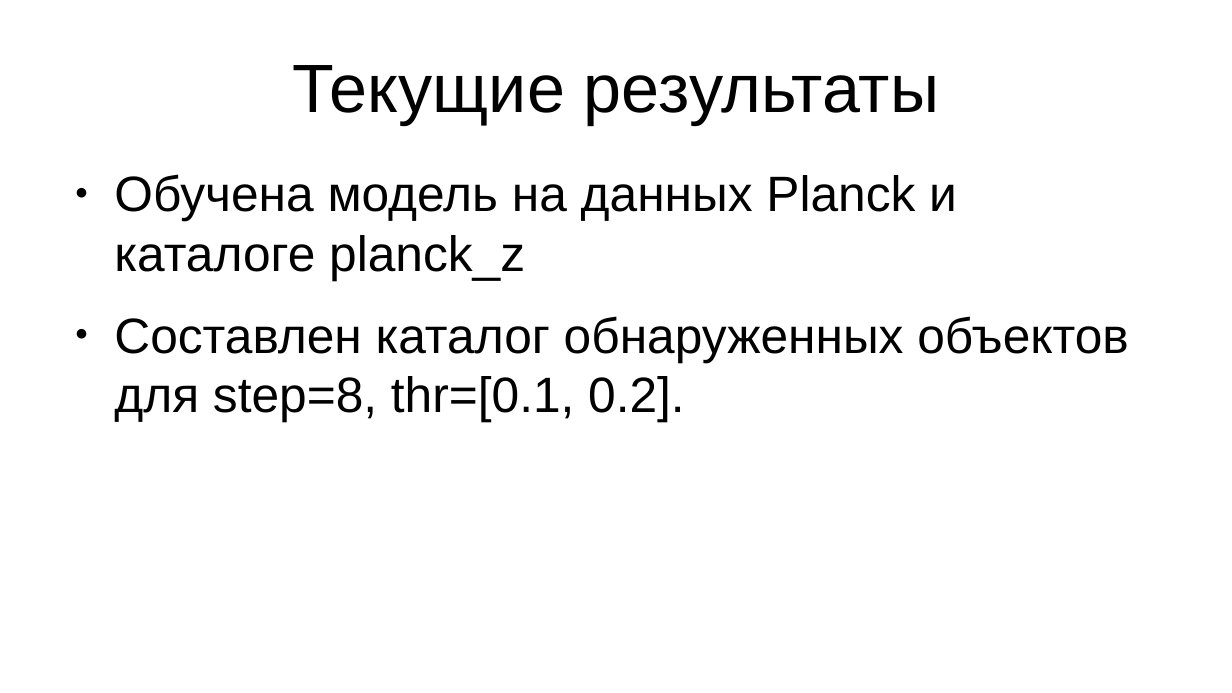
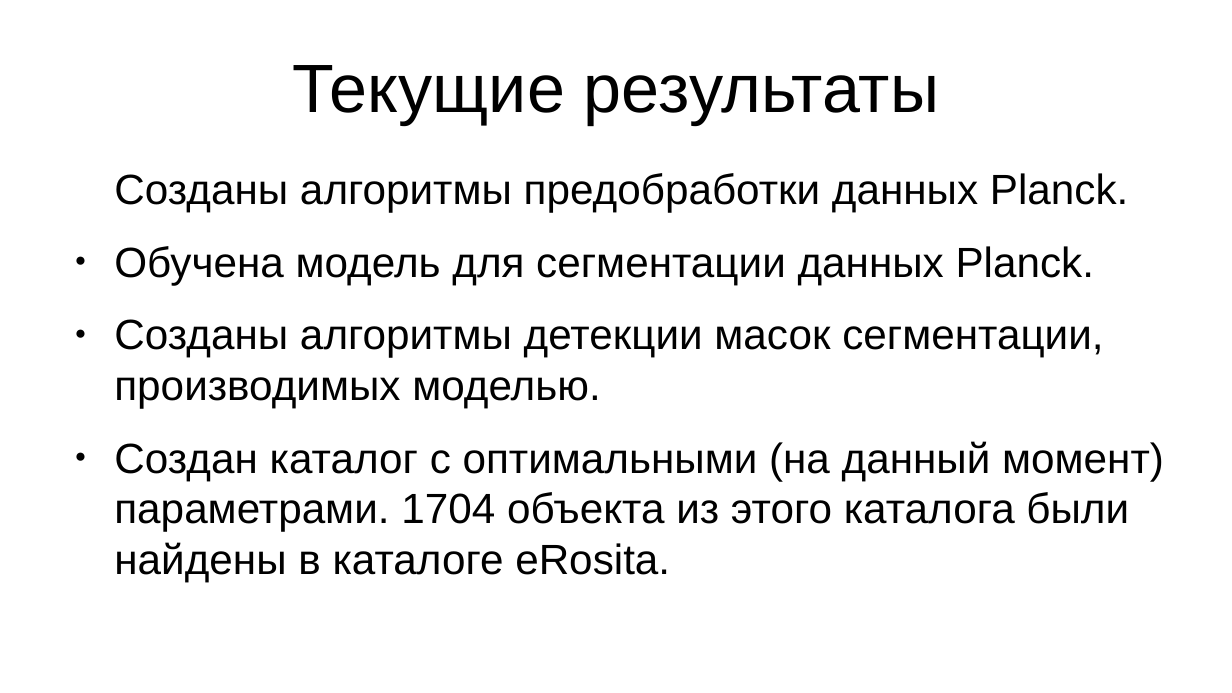
Before and after one commit to rt2122/data-segmentation-2, a slide deck: slide 28 of text/presentation_7sem.odp. Drawn at 1232x693 pixels with LibreOffice and Linux fonts; fonts in the diff are those of the drawing. Boxes give left, top, right and bottom in pixels: in the first picture for what was removed or moved away, otherwise in the second. Text is boxed around its words. In the diff, an @@ line names an element or a change of style, - is before the commit and + after.

```diff
--- a/text/presentation_7sem.odp
+++ b/text/presentation_7sem.odp
@@ text at box(114, 173, 1164, 582): text changed; size 32 to 27.2 pt @@
-● Обучена модель на данных Planck и каталоге planck_z
-● Составлен каталог обнаруженных объектов для step=8, thr=[0.1, 0.2].
+Созданы алгоритмы предобработки данных Planck.
+● Обучена модель для сегментации данных Planck.
+● Созданы алгоритмы детекции масок сегментации, производимых моделью.
+● Создан каталог с оптимальными (на данный момент) параметрами. 1704 объекта из этого каталога были найдены в каталоге eRosita.
```
Also in this commit, not shown: 4 other slides changed, 1 slide added, 1 slide removed, 2 other files.
